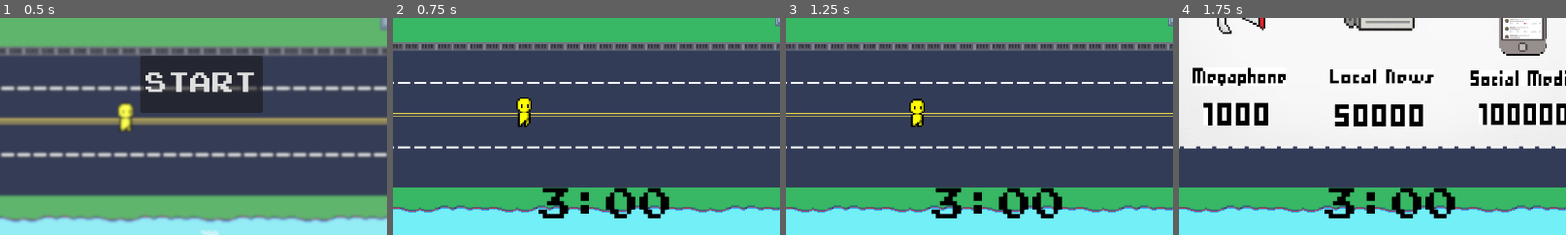
Above: before the commit, frames 1-4 (left to right).
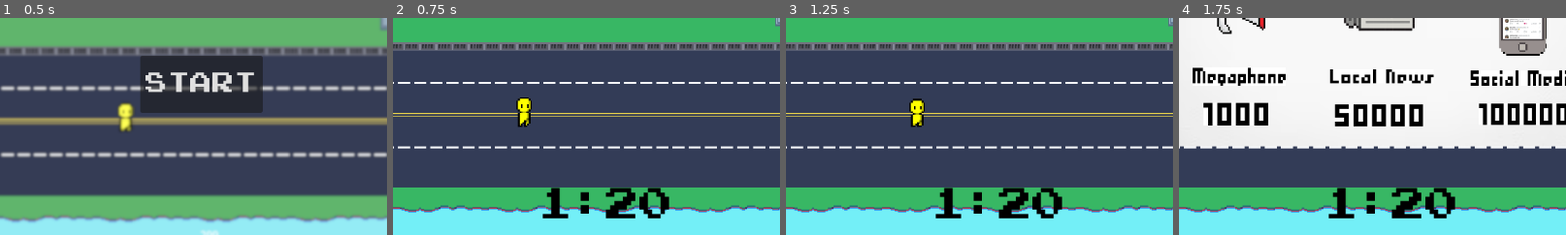
Above: after the commit, the same moments.

Repository: eliseokeefe/GameDevFinal
Game: Godot game, scene res://start.tscn
The game is run twice, just before and just after one commit, with the same random seed, the same clock (stepped at 60 frames per second) and the same inputs.
Inputs (mouse positions are % of the whole screen's width and height, from its top left):
- Up to frame 1 (0.5 s): no input
- Up to frame 2 (0.75 s): click "START" at 0.5 s
- Up to frame 3 (1.25 s): no input
- Up to frame 4 (1.75 s): click (4, 7) at 1.25 s
The pictures show only the part of the screen within x 23-72%, y 50-100%; the shares and areas given below are measured in that part.

Frame 1 is identical in both runs. In frame 2, 1.2% of the frame differs, in the area x 37-63%, y 78-93%; in frame 3, 1.2%; in frame 4, 1.2%.

Commit message:
sorry overrided timer by mistake!

Diff:
--- a/in_game_hud.gd
+++ b/in_game_hud.gd
@@ -20,7 +20,6 @@
 func _on_timer_timeout():
 	if timer == 0:
 		timeUp.emit()
-		get_tree().change_scene_to_file("res://popup.tscn")
 		return
 	timer -= 1
 	$TimerLabel.text = str(timer)
--- a/in_game_hud.tscn
+++ b/in_game_hud.tscn
@@ -106,7 +106,7 @@
 theme_override_colors/font_color = Color(0, 0, 0, 1)
 theme_override_fonts/font = ExtResource("2_sbn5i")
 theme_override_font_sizes/font_size = 50
-text = "3:00
+text = "1:20
 "
 
 [node name="ShopButton" type="Button" parent="."]
